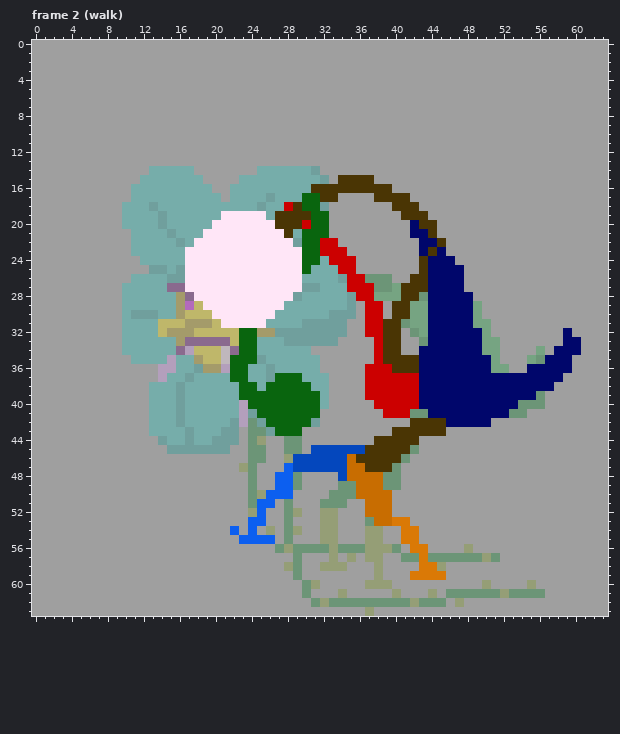
Pixel-art file -- Art/Sprites/flor-malvada.ase. The first picture shows the starting point.
64x64 pixels, 16 frames. Colours within 5 levels of each other are drawn and written as one. Shown: frame 2 (walk). The commit also changed other frames, which this record leaves out.
The same view after the edit:
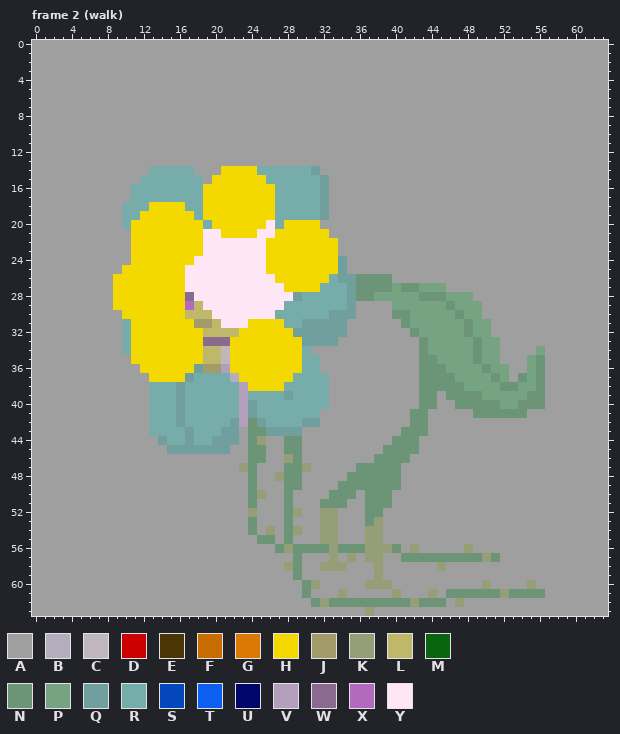
Palette (. is transparent): A #9f9f9f  B #b3adbc  C #bfb7bc  D #cc0000  E #4a3504  F #c86d01  G #da7906  H #f4d900  J #a49b6a  K #959e76  L #bfb76a  M #09650e  N #6c9577  P #76a482  Q #709f9d  R #76adaa  S #0447bd  T #0c5ff0  U #00066b  V #b39fbc  W #8a6a8e  X #b36abc  Y #ffe6f7
Log entry: 🎨 dinamica das petalas da florzinha
Difference:
layer "quadril" now hidden
layer "braco traseiro" now hidden
layer "perna traseira coxa" now hidden
layer "perna traseira" now hidden
layer "perna frontal coxa" now hidden
layer "perna frontal" now hidden
layer "tronco" now hidden
layer "folhinha" now hidden
layer "braco frontal" now hidden
layer "petalas" added
Changed rows in their new state; - is an unchanged pixel.
Frame 2 (walk):
first column x 9:
14 ------------HHHH------------------------------------
15 -----------HHHHHH--------AAAA-----------------------
16 ----------HHHHHHHH----RQAAAAAAA---------------------
17 ----------HHHHHHHH---RRQA----AAAA-------------------
18 ----HHHH--HHHHHHHH-RRRR--------AAA------------------
19 ---HHHHHH-HHHHHHHHRRRRRQ--------AAA-----------------
20 --HHHHHHHH-HHHHHH-RHHHHA---------AAA----------------
21 --HHHHHHHH--HHHH--HHHHHH---------AAA----------------
22 --HHHHHHHH-------HHHHHHHH---------AAA---------------
23 --HHHHHHHH-------HHHHHHHHA--------AAA---------------
24 --HHHHHHH--------HHHHHHHHQA-------AAAA--------------
25 -HHHHHHH---------HHHHHHHHQA-------AAAAA-------------
26 HHHHHHHH----------HHHHHH--QN-----AAAAAA-------------
27 HHHHHHHH-----------HHHH---QNN---NNPPPAA-------------
28 HHHHHHHH-------------------NN---PP-NNPPP------------
29 HHHHHHHH--------------------AA-PP--PPNPP------------
30 -HHHHHHH--------------------AA-NN--PPPNP------------
31 --HHHHHHH------HHHH---------AAAA---PPPPN------------
32 --HHHHHHHH----HHHHHH--------AAAA---PPPPNP---------A-
33 --HHHHHHHH---HHHHHHHH--------AAA---PPPPPN---------AA
34 --HHHHHHHH---HHHHHHHH--------AAA--NPPPPPN--------AAA
35 --HHHHHHHH---HHHHHHHH--------AAAAANNPPPPNP------AAA-
36 ---HHHHHH----HHHHHHHH-------AAAAAANNNPPPPN----PNAAA-
37 ----HHHH-----BHHHHHHR-------AAAAAANNNNPPPPNPANPNAA--
38 --------------VHHHHRRR------AAAAAANNNNNPPPPNNPPNA---
39 --------------VRRRRQRRR-----AAAAAANNANNNNPPPPPN-----
40 ---------------QRRRRRRR------AAAAANNAANNNNNPP-------
41 ----------------RRRRRRR-------AAA--AAAAANNNN--------
42 -----------------RRRRQ-----------NNAAAAAAA----------
43 ------------------QQQ----------ANNNAA---------------
44 -----------------------------AANNN------------------
45 ----------------------AAAAAAAANNN-------------------
46 --------------------NAAAAAAAANNN--------------------
47 -------------------NNKAAAAANNNN---------------------
48 ------------------KN-----ANNNN----------------------
49 ------------------AN-------NNN----------------------
50 -----------------AAN-------ANNN---------------------
51 ----------------AA----------NNN---------------------
52 ----------------A-----------NNA---------------------
53 ---------------NA------------KAAA-------------------
54 -------------A-N----------------AA------------------
55 --------------AANN--------------AA------------------
56 ---------------------------------KA-----------------
57 ----------------------------------N-----------------
58 ----------------------------------AA----------------
59 ---------------------------------AAAA---------------
